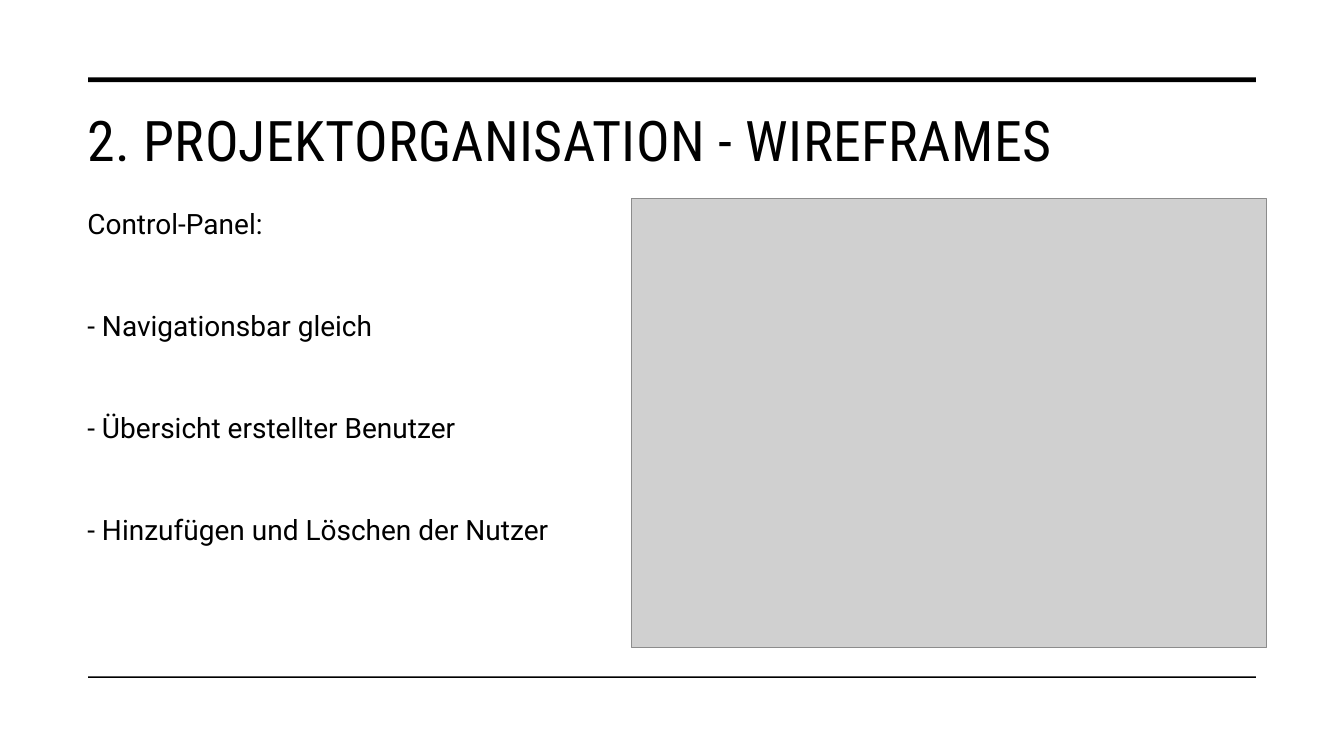
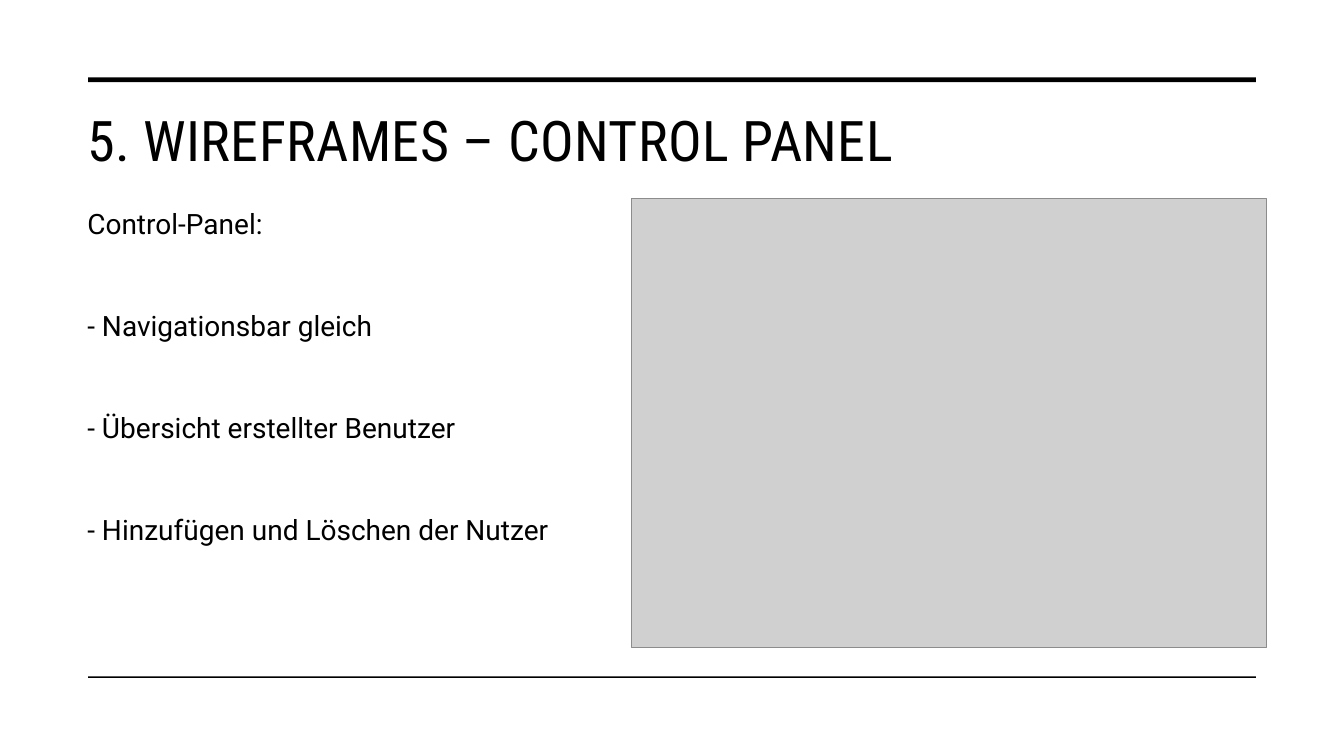
Before and after one commit to malu254/Eifrige-Otter-PM, a slide deck: slide 13 of Abgabe/Dokumentation/Präsentation.pptx (slide 10 before the commit). Drawn at 1344x756 pixels with LibreOffice and Linux fonts; fonts in the diff are those of the drawing; grey boxes stand for pictures. Boxes give left, top, right and bottom in pixels: in the first picture for what was removed or moved away, otherwise in the second. Text is boxed around its words. In the diff, an @@ line names an element or a change of style, - is before the commit and + after.

```diff
--- a/Abgabe/Dokumentation/Präsentation.pptx
+++ b/Abgabe/Dokumentation/Präsentation.pptx
@@ title at box(87, 120, 893, 162): text changed @@
-2. PROJEKTORGANISATION - WIREFRAMES
+5. WIREFRAMES – CONTROL PANEL
```
Also in this commit, not shown: 16 other slides changed.
